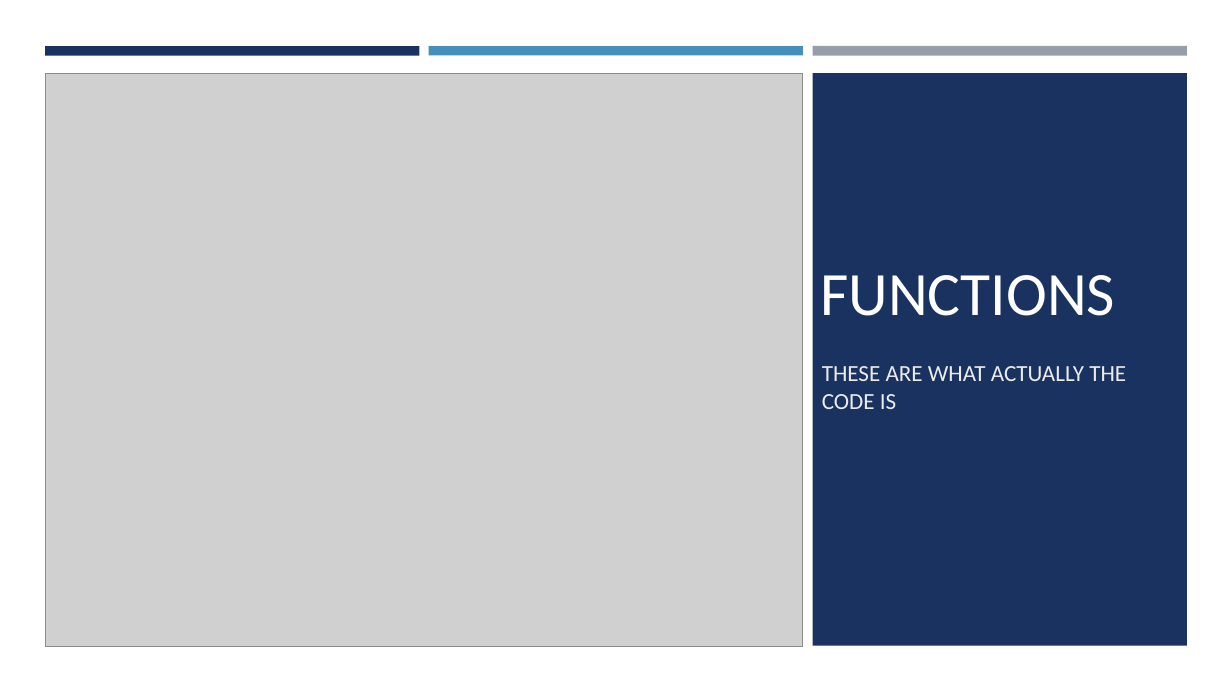
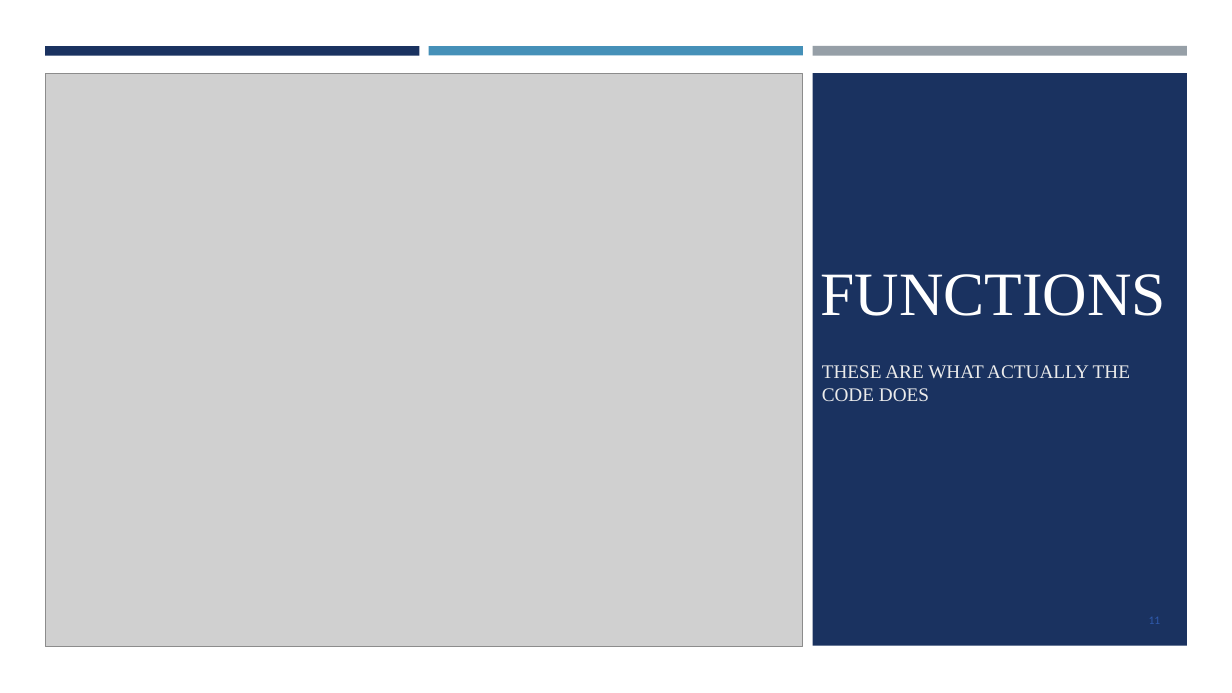
Before and after one commit to GopalSharma16/zonal_project, a slide deck: slide 11 of BROTHER.pptx (slide 8 before the commit). Drawn at 1232x693 pixels with LibreOffice and Linux fonts; fonts in the diff are those of the drawing; grey boxes stand for pictures. Boxes give left, top, right and bottom in pixels: in the first picture for what was removed or moved away, otherwise in the second. Text is boxed around its words. In the diff, an @@ line names an element or a change of style, - is before the commit and + after.

```diff
--- a/BROTHER.pptx
+++ b/BROTHER.pptx
@@ title "FUNCTIONS" at [820, 274, 1165, 316]: font Calibri to Times New Roman @@
@@ subtitle at [822, 365, 1130, 401]: text changed; size 18 to 15 pt; font Calibri to Times New Roman @@
-THESE ARE WHAT ACTUALLY THE CODE IS
+THESE ARE WHAT ACTUALLY THE CODE DOES
@@ page number added at [1149, 617, 1161, 624], 9 pt, text #2F5AAC @@
+11
```
Also in this commit, not shown: 24 other slides changed, 7 slides added, 2 other files.
